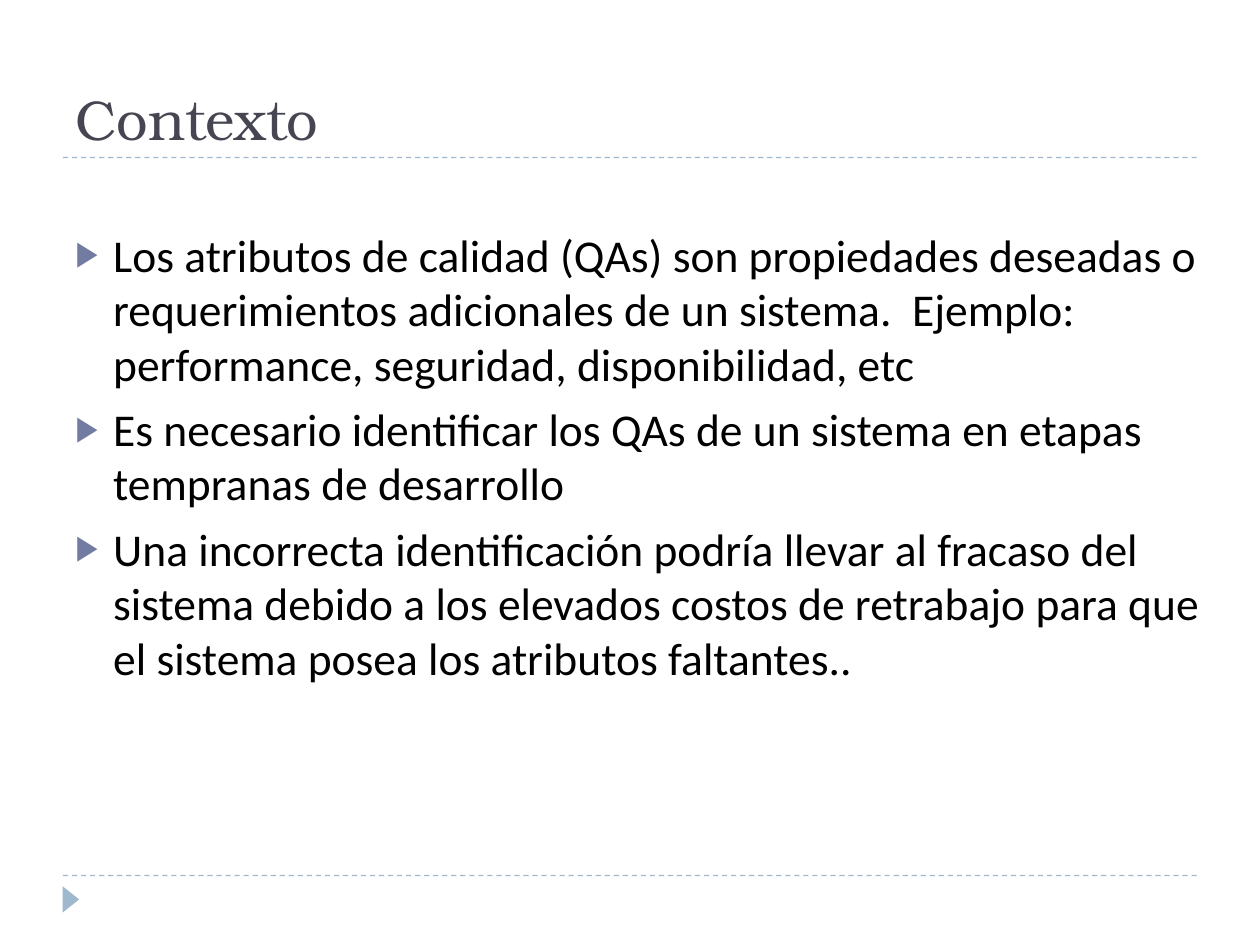
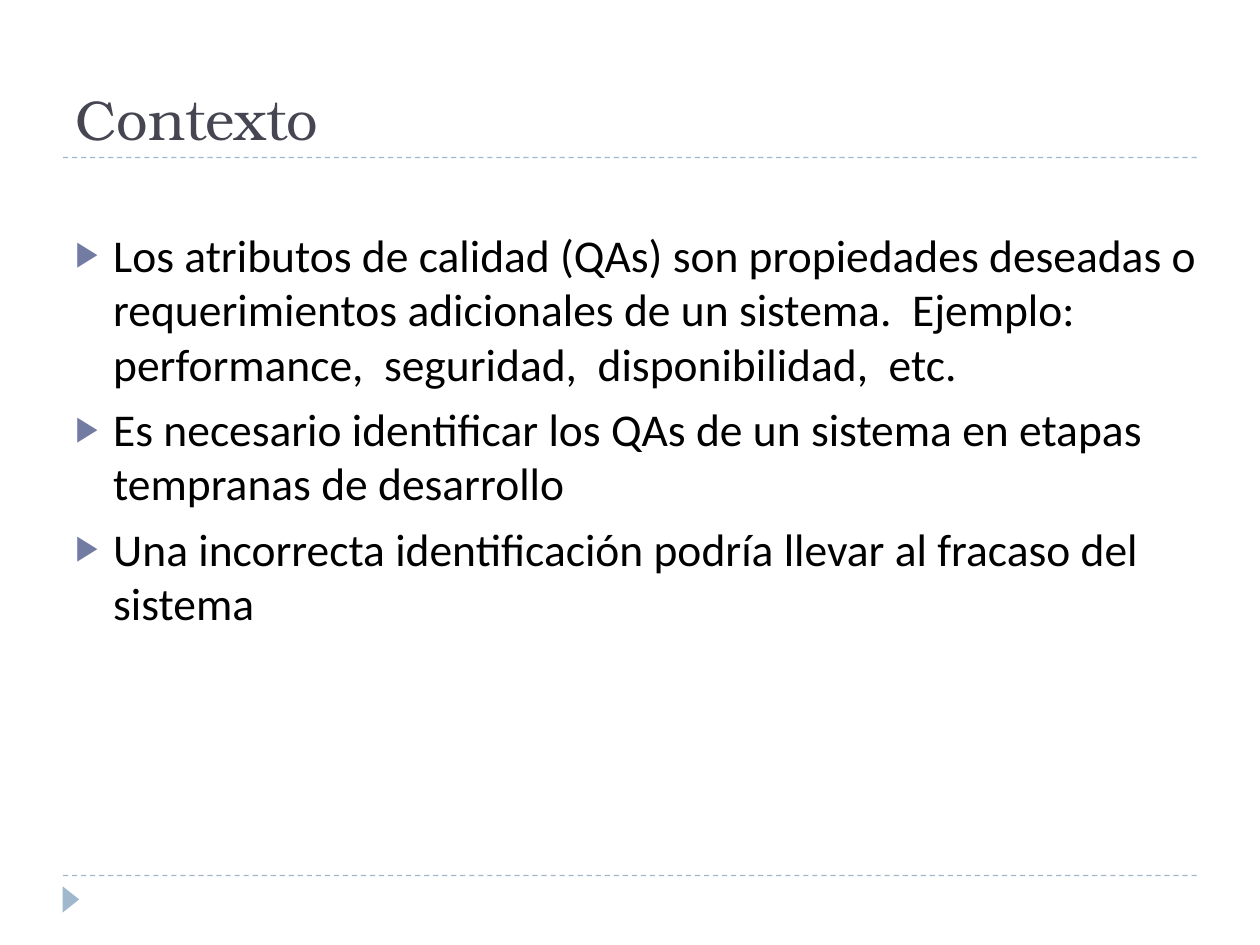
Before and after one commit to alejandrorago/qatesis2, a slide deck: slide 4 of Capitulos Finales/Filminas.pptx. Drawn at 1260x945 pixels with LibreOffice and Linux fonts; fonts in the diff are those of the drawing. Boxes give left, top, right and bottom in pixels: in the first picture for what was removed or moved away, otherwise in the second. Text is boxed around its words. In the diff, an @@ line names an element or a change of style, - is before the commit and + after.

```diff
--- a/Capitulos Finales/Filminas.pptx
+++ b/Capitulos Finales/Filminas.pptx
@@ text at bbox=[113, 239, 1196, 389]: text changed @@
-▶ Los atributos de calidad (QAs) son propiedades deseadas o requerimientos adicionales de un sistema. Ejemplo: performance, seguridad, disponibilidad, etc
+▶ Los atributos de calidad (QAs) son propiedades deseadas o requerimientos adicionales de un sistema. Ejemplo: performance, seguridad, disponibilidad, etc.
@@ text at bbox=[113, 534, 1138, 621]: text changed @@
-▶ Una incorrecta identificación podría llevar al fracaso del sistema debido a los elevados costos de retrabajo para que el sistema posea los atributos faltantes..
+▶ Una incorrecta identificación podría llevar al fracaso del sistema
```
Also in this commit, not shown: 20 other slides changed, 5 slides added, 4 slides removed.
